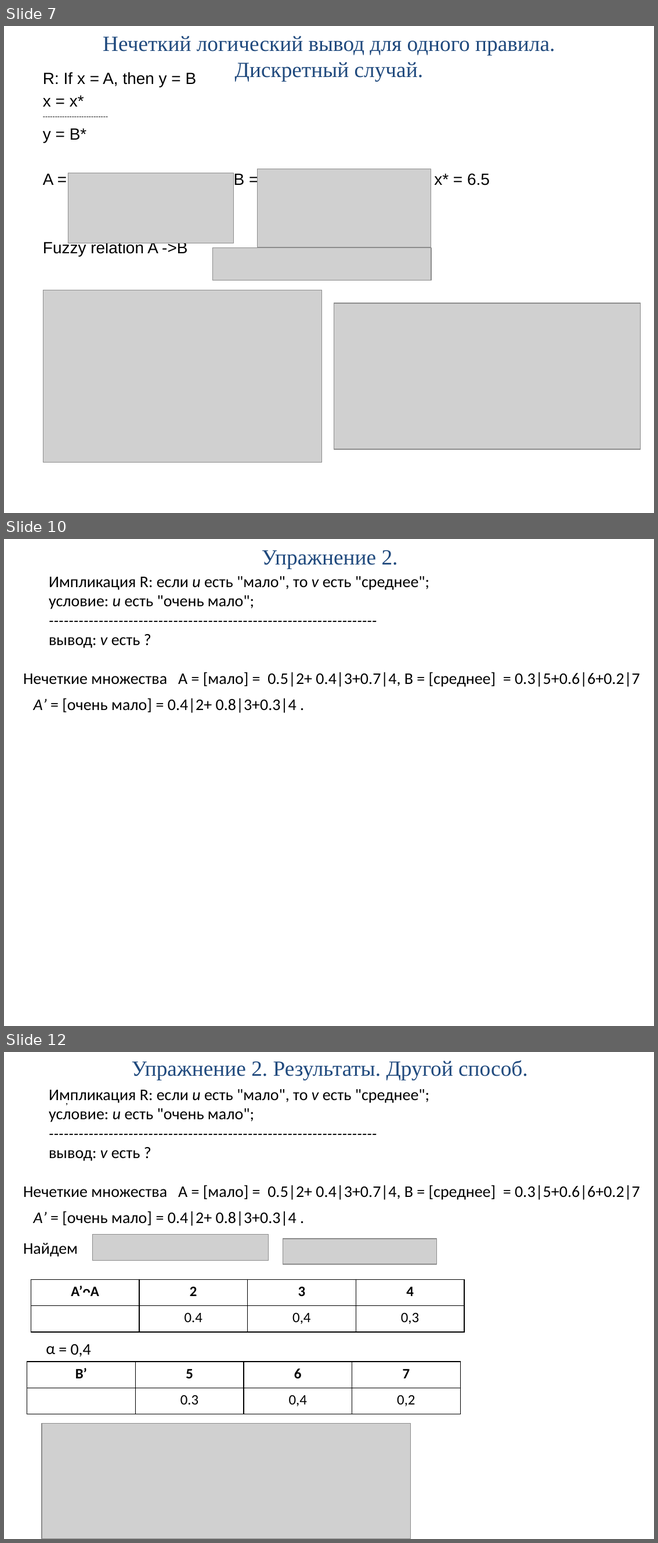
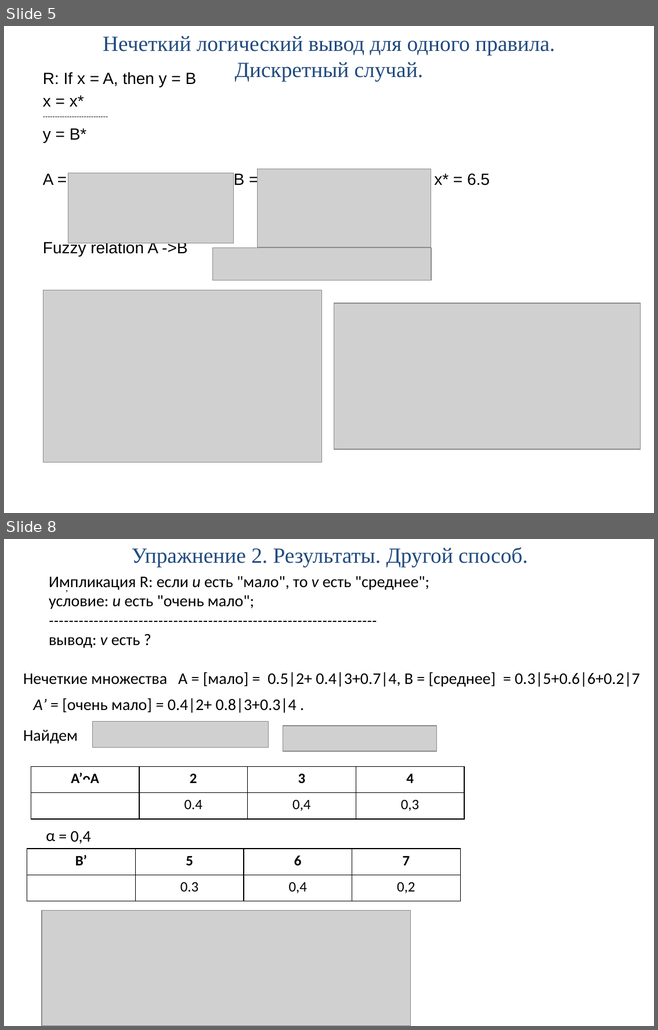
Before and after one commit to PPPoE15/MASTER, a slide deck: 2_sem/ISU/practice/ИСУ_практ_3.pptx. Shown one above the other, each under a label of ours: slides 7, 10 and 12 before the commit, slides 5 and 8 after it; the slides between them are not shown. The pictures are 658x1543 and 658x1030 pixels, drawn with LibreOffice and Linux fonts; fonts in the diff are those of the drawing; grey boxes stand for pictures. Boxes give left, top, right and bottom in pixels: in the first picture for what was removed or moved away, otherwise in the second. Text is boxed around its words. In the diff, an @@ line names an element or a change of style, - is before the commit and + after.

```diff
--- a/2_sem/ISU/practice/ИСУ_практ_3.pptx
+++ b/2_sem/ISU/practice/ИСУ_практ_3.pptx
@@ slide 10 removed at bbox=[4, 539, 654, 1026], background #FFFFFF @@
@@ title removed at bbox=[262, 550, 398, 569] @@
-Упражнение 2.
@@ text removed at bbox=[49, 576, 429, 648] @@
-Импликация R: если u есть "мало", то v есть "среднее";
-условие: u есть "очень мало";
-------------------------------------------------------------------
-вывод: v есть ?
@@ text removed at bbox=[23, 672, 640, 687] @@
-Нечеткие множества A = [мало] = 0.5|2+ 0.4|3+0.7|4, B = [среднее] = 0.3|5+0.6|6+0.2|7
@@ text removed at bbox=[34, 698, 296, 713] @@
-A’ = [очень мало] = 0.4|2+ 0.8|3+0.3|4 .
@@ what was slide 7 is now slide 5 @@
@@ what was slide 12 is now slide 8 @@
```
Also in this commit, not shown: 5 slides changed, 6 other slides removed, 8 other files.
